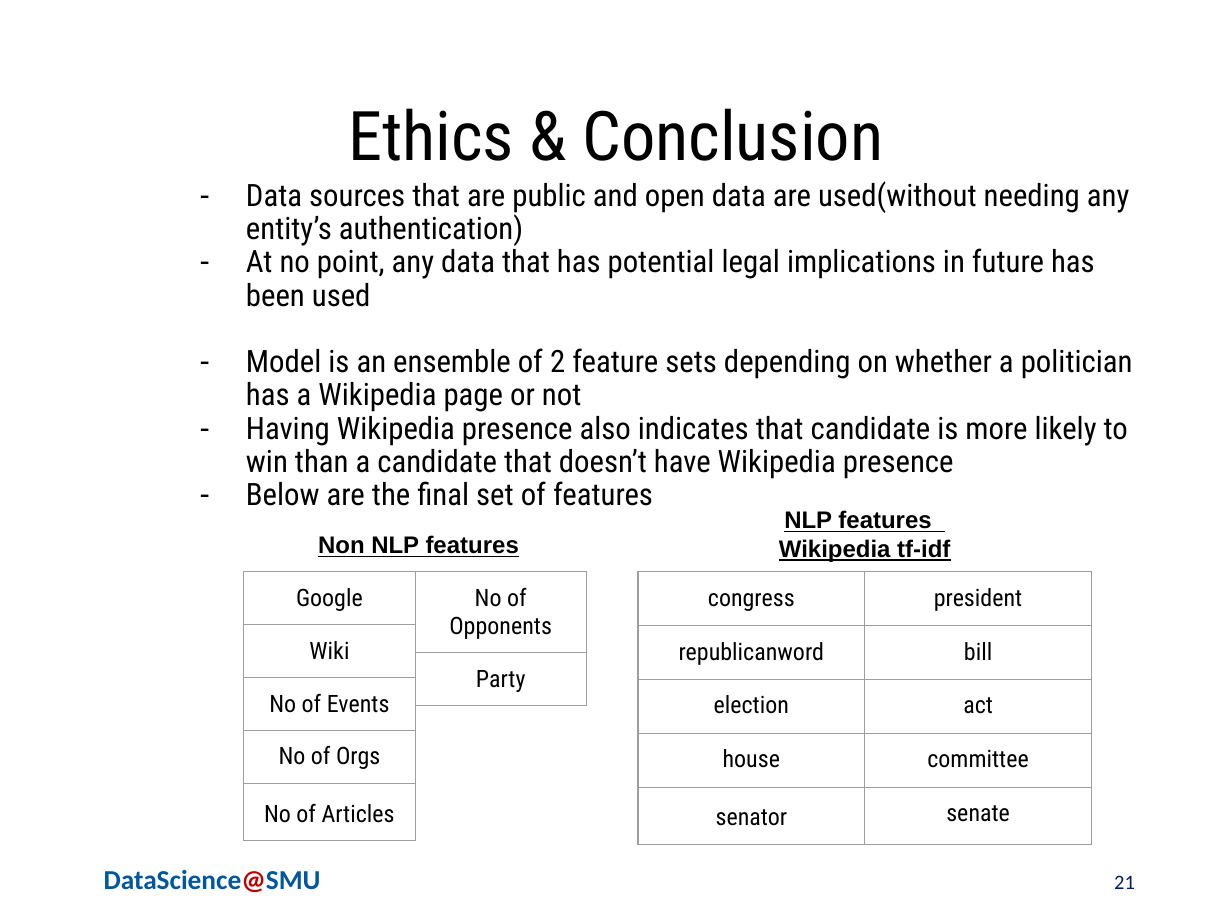
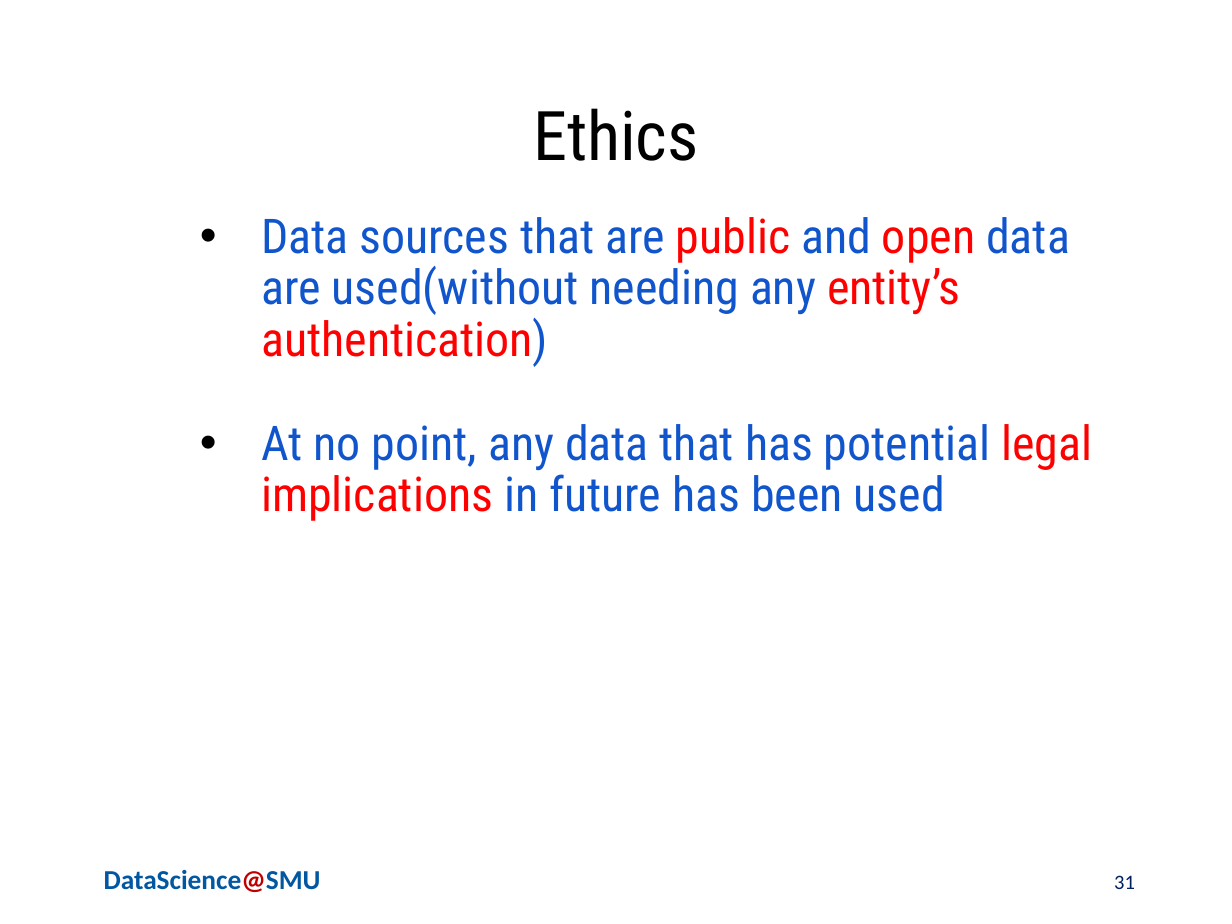
Before and after one commit to ChiruGit/Capstone, a slide deck: slide 31 of PoliticalProfiling-NLP+FeatureEngg-MSDSSMU-Fall2018.pptx (slide 21 before the commit). Drawn at 1232x924 pixels with LibreOffice and Linux fonts; fonts in the diff are those of the drawing; background and template pictures are left out. Boxes give left, top, right and bottom in pixels: in the first picture for what was removed or moved away, otherwise in the second. Text is boxed around its words. In the diff, an @@ line names an element or a change of style, - is before the commit and + after.

Commit message:
Final Versions of presentation, poster

```diff
--- a/PoliticalProfiling-NLP+FeatureEngg-MSDSSMU-Fall2018.pptx
+++ b/PoliticalProfiling-NLP+FeatureEngg-MSDSSMU-Fall2018.pptx
@@ title at (x1=533, y1=108, x2=699, y2=161): text changed @@
-Ethics & Conclusion
+Ethics
@@ text "Data sources that are public ..." moved from (x1=246, y1=181, x2=1133, y2=506) to (x1=261, y1=217, x2=1092, y2=521) @@
@@ text "Data sources that are public ..." at (x1=261, y1=217, x2=1092, y2=521): size 18 to 28 pt; text colour #000000 to #1155CC in "Data sources that are and data are ...", "At no point, any data that has ..."; text colour #000000 to #FF0000 in "public open entity’s authentication)", "legal implications"; bullet - to • @@
@@ text at (x1=246, y1=348, x2=1133, y2=506): paragraphs removed @@
-– Model is an ensemble of 2 feature sets depending on whether a politician has a Wikipedia page or not
-– Having Wikipedia presence also indicates that candidate is more likely to win than a candidate that doesn’t have Wikipedia presence
-– Below are the final set of features
@@ text removed at (x1=318, y1=535, x2=519, y2=557) @@
-Non NLP features
@@ text removed at (x1=779, y1=510, x2=950, y2=562) @@
-NLP features Wikipedia tf-idf
@@ table removed at (x1=244, y1=572, x2=415, y2=840), 5 rows, 1 columns @@
-Google
-Wiki
-No of Events
-No of Orgs
-No of Articles
@@ table removed at (x1=415, y1=572, x2=586, y2=700), 2 rows, 1 columns @@
-No of Opponents
-Party
@@ table removed at (x1=638, y1=572, x2=1092, y2=843), 5 rows, 2 columns @@
-congress | president
-republicanword | bill
-election | act
-house | committee
-senator | senate
@@ page number at (x1=1114, y1=875, x2=1135, y2=889): text changed @@
-21
+31
```
Also in this commit, not shown: 4 other slides changed, 13 slides added, 1 slide removed, 1 other file.
